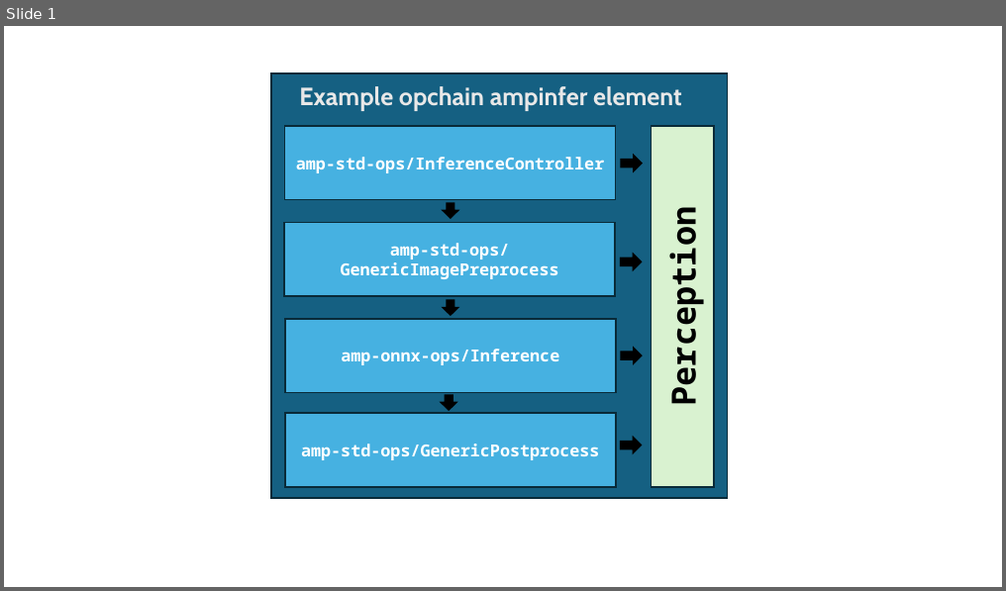
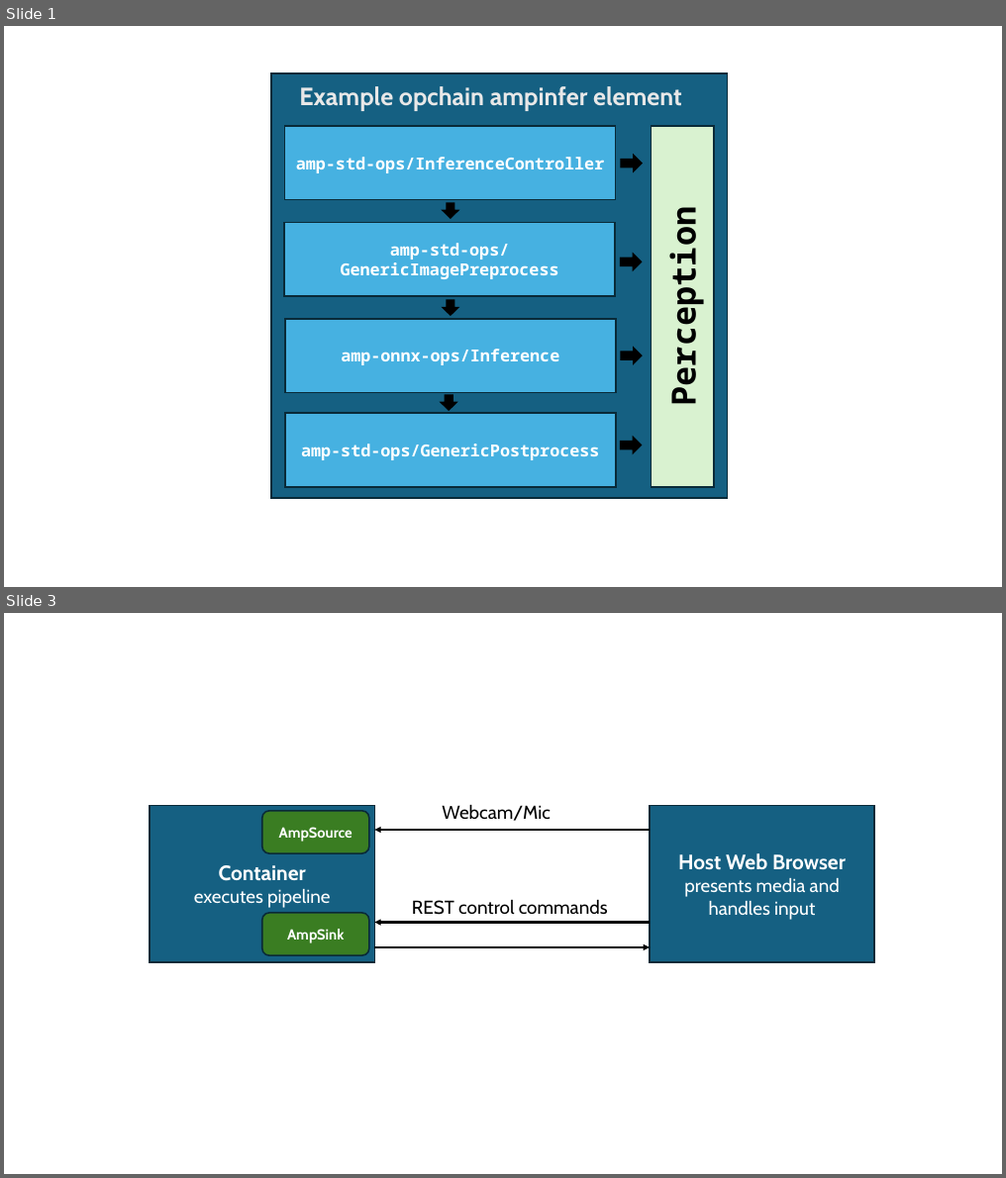
Before and after one commit to arm/open-perception-kit, a slide deck: docs/helper-slides.pptx. Shown one above the other, each under a label of ours: slide 1 before the commit, slides 1 and 3 after it; the slides between them are not shown. The pictures are 1006x591 and 1006x1178 pixels, drawn with LibreOffice and Linux fonts; fonts in the diff are those of the drawing. Boxes give left, top, right and bottom in pixels: in the first picture for what was removed or moved away, otherwise in the second. Text is boxed around its words. In the diff, an @@ line names an element or a change of style, - is before the commit and + after.

```diff
--- a/docs/helper-slides.pptx
+++ b/docs/helper-slides.pptx
@@ slide 3 added at (4,613,1002,1174), background #FFFFFF @@
@@ rectangle added at (150,805,375,961), fill #156082, outline #092A39 1.5 pt, 18 pt, text #FFFFFF @@
+Container
+executes pipeline
@@ rounded rectangle added at (262,811,369,854), fill #3B7D23, outline #092A39 1.5 pt, 14 pt, text #FFFFFF, bold @@
+AmpSource
@@ text added at (442,804,549,821), 18 pt, text #000000 @@
+Webcam/Mic
@@ rectangle added at (649,805,874,961), fill #156082, outline #092A39 1.5 pt, 18 pt, text #FFFFFF @@
+Host Web Browser
+presents media and handles input
@@ arrow added from (649, 830) to (374, 830), #000000 2 pt @@
@@ text added at (412,899,608,915), 18 pt, text #000000 @@
+REST control commands
@@ rounded rectangle added at (262,913,369,956), fill #3B7D23, outline #092A39 1.5 pt, 14 pt, text #FFFFFF, bold @@
+AmpSink
@@ arrow added from (649, 922) to (374, 922), #000000 2 pt @@
@@ arrow added from (374, 948) to (649, 948), #000000 2 pt @@
```
Also in this commit, not shown: 3 other slides added, 12 other files.
